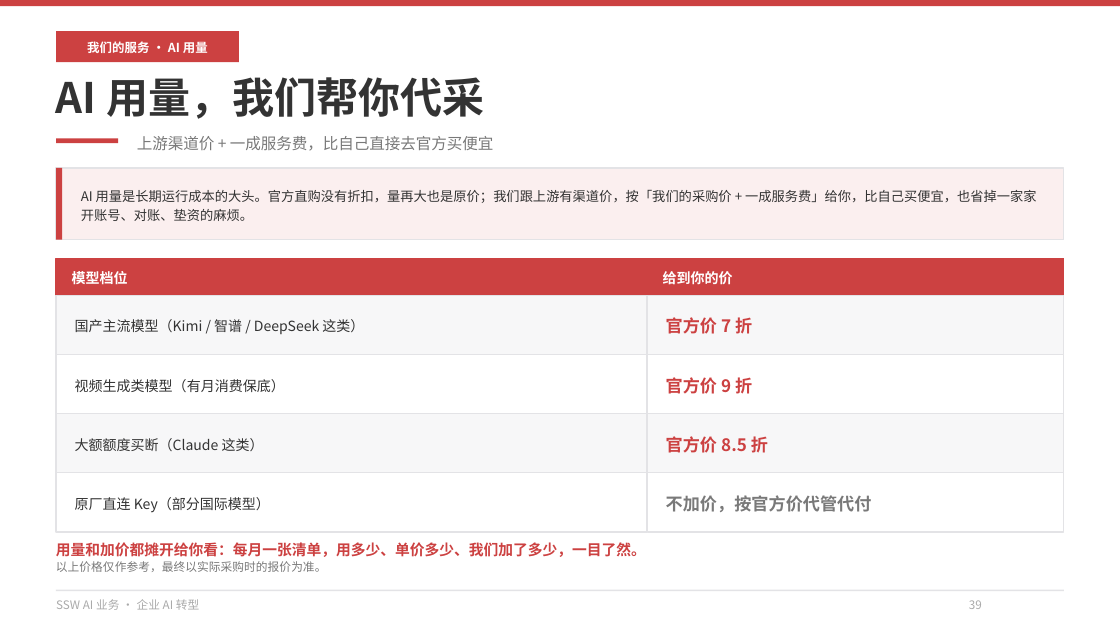
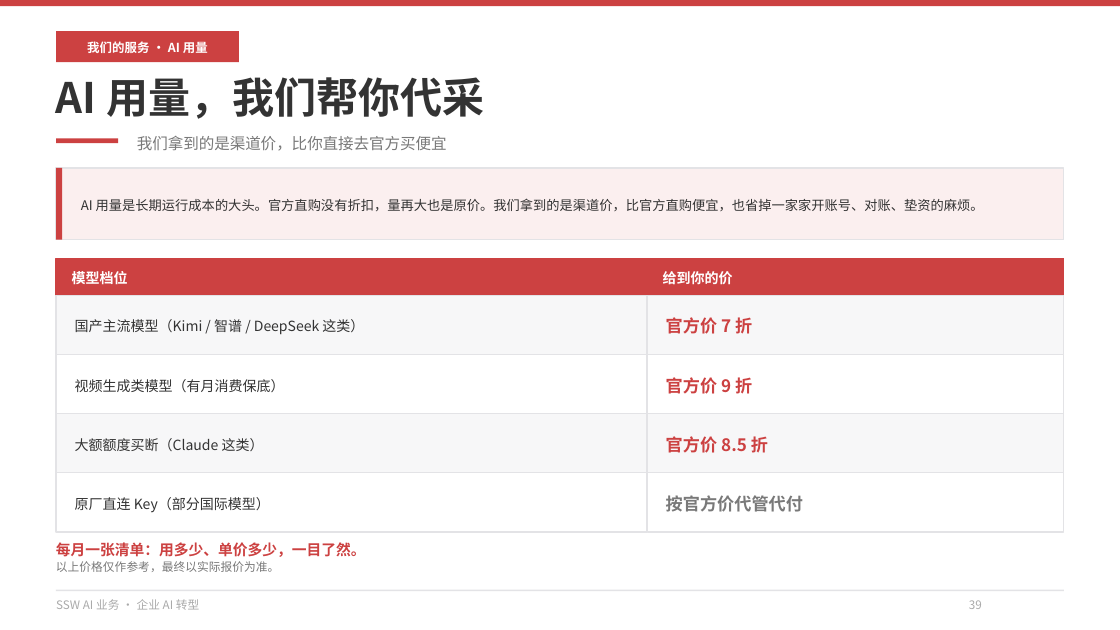
Before and after one commit to hveraus/ssw-business, a slide deck: slide 39 of SSW AI 业务_v2/SSW AI 业务_v3.pptx. Drawn at 1120x630 pixels with LibreOffice and Linux fonts; fonts in the diff are those of the drawing. Boxes give left, top, right and bottom in pixels: in the first picture for what was removed or moved away, otherwise in the second. Text is boxed around its words. In the diff, an @@ line names an element or a change of style, - is before the commit and + after.

Commit message:
P39：去掉采购价与加价比例披露
- 副标题/说明卡不再出现「一成服务费」「采购价」
- 表格末行去掉「不加价」
- 底部改为「每月一张清单：用多少、单价多少」
- 保留对外售价（官方价 7/9/8.5 折），不披露成本

```diff
--- a/SSW AI 业务_v2/SSW AI 业务_v3.pptx
+++ b/SSW AI 业务_v2/SSW AI 业务_v3.pptx
@@ text at (137,136,447,150): text changed @@
-上游渠道价 + 一成服务费，比自己直接去官方买便宜
+我们拿到的是渠道价，比你直接去官方买便宜
@@ text at (81,198,984,211): text changed @@
-AI 用量是长期运行成本的大头。官方直购没有折扣，量再大也是原价；我们跟上游有渠道价，按「我们的采购价 + 一成服务费」给你，比自己买便宜，也省掉一家家开账号、对账、垫资的麻烦。
+AI 用量是长期运行成本的大头。官方直购没有折扣，量再大也是原价。我们拿到的是渠道价，比官方直购便宜，也省掉一家家开账号、对账、垫资的麻烦。
@@ text at (666,495,803,512): text changed @@
-不加价，按官方价代管代付
+按官方价代管代付
@@ text at (56,542,366,572): text changed @@
-用量和加价都摊开给你看：每月一张清单，用多少、单价多少、我们加了多少，一目了然。
-以上价格仅作参考，最终以实际采购时的报价为准。
+每月一张清单：用多少、单价多少，一目了然。
+以上价格仅作参考，最终以实际报价为准。
```
Also in this commit, not shown: 2 other files.
